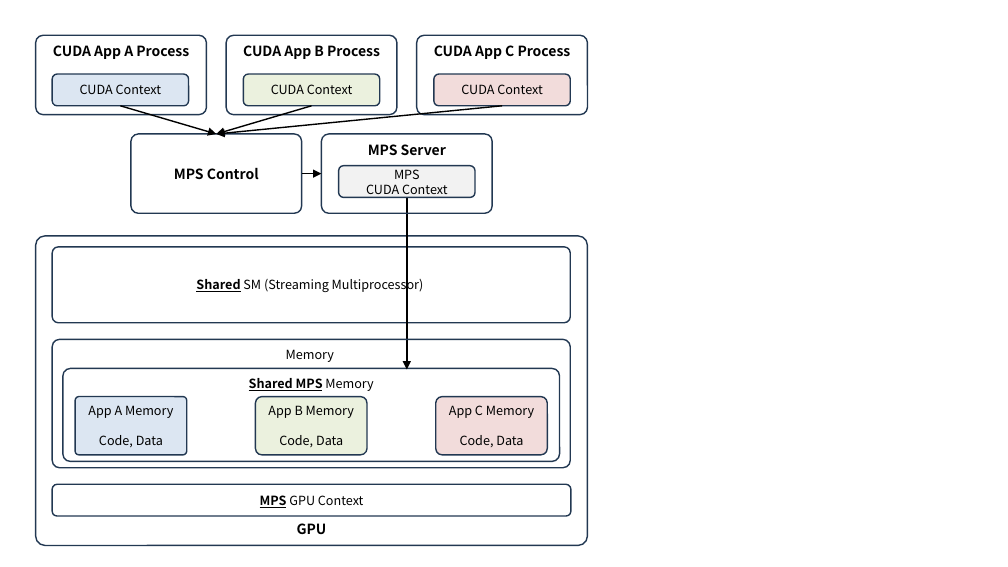
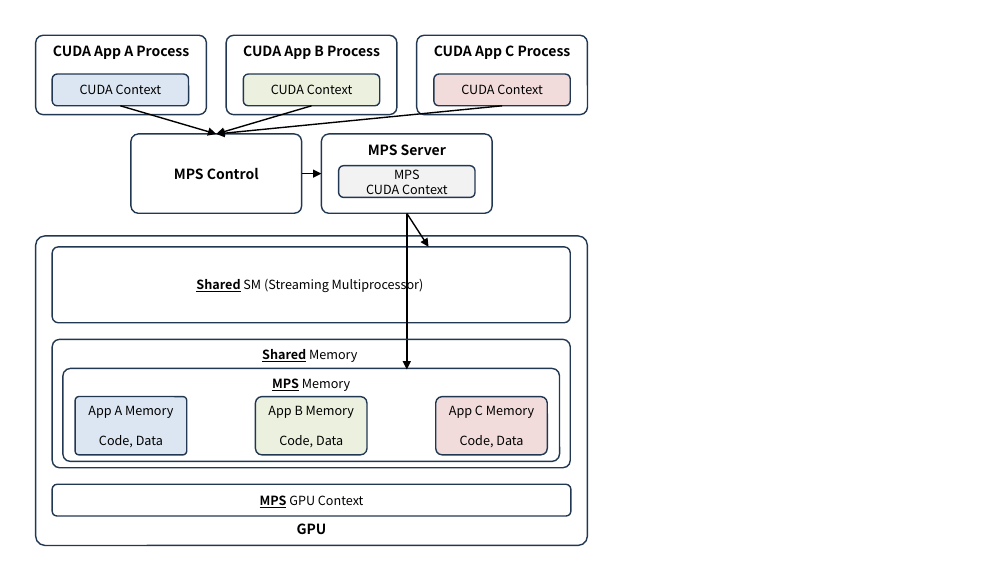
Before and after one commit to ssup2/blog-software, a slide deck: slide 4 of content/docs/theory-analysis/nvidia-gpu-sharing/images/images.pptx. Drawn at 1008x567 pixels with LibreOffice and Linux fonts; fonts in the diff are those of the drawing. Boxes give left, top, right and bottom in pixels: in the first picture for what was removed or moved away, otherwise in the second. Text is boxed around its words. In the diff, an @@ line names an element or a change of style, - is before the commit and + after.

```diff
--- a/content/docs/theory-analysis/nvidia-gpu-sharing/images/images.pptx
+++ b/content/docs/theory-analysis/nvidia-gpu-sharing/images/images.pptx
@@ arrow moved from (407, 198) - (407, 370) to (407, 214) - (407, 370) @@
@@ arrow added from (407, 214) to (428, 247), #000000 1 pt @@
@@ text in rounded rectangle at bbox=[262, 349, 357, 362]: text changed; bold on @@
-Memory
+Shared Memory
@@ text in rounded rectangle at bbox=[272, 378, 350, 391]: text changed; bold off @@
-Shared MPS Memory
+MPS Memory
```
Also in this commit, not shown: 3 other slides changed, 2 slides added.
